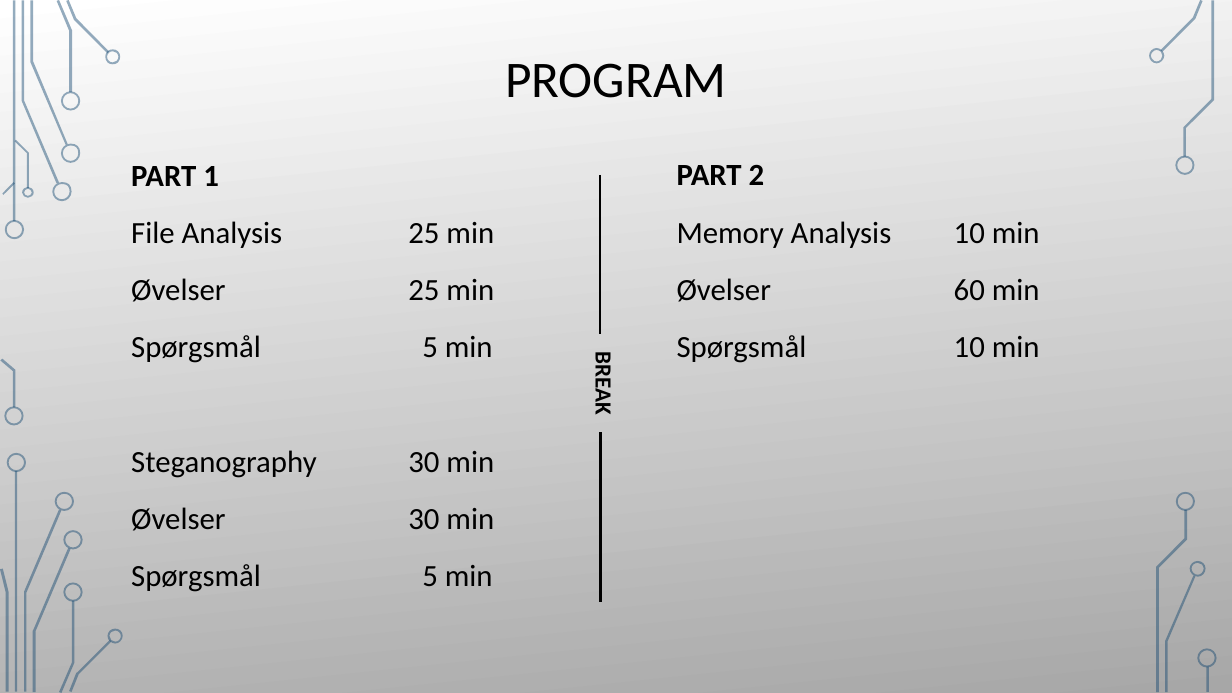
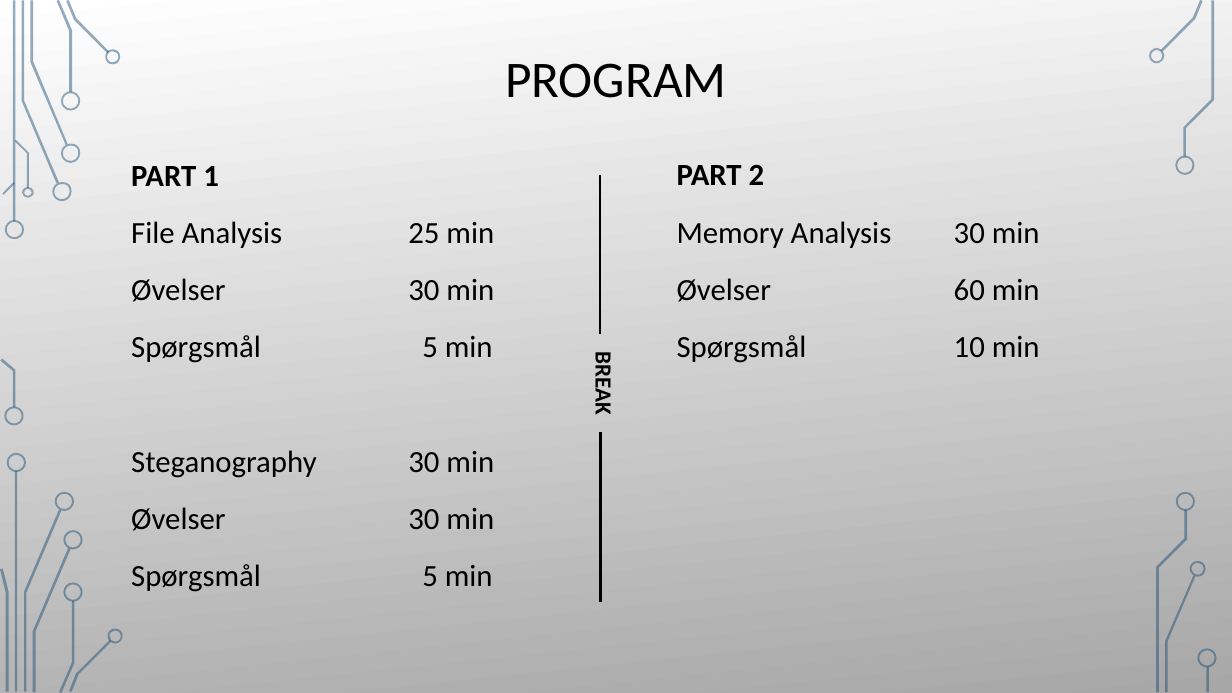
Before and after one commit to Nissen96/forensics-workshop, a slide deck: slide 6 of slides/forensics_slides.pptx. Drawn at 1232x693 pixels with LibreOffice and Linux fonts; fonts in the diff are those of the drawing; background and template pictures are left out. Boxes give left, top, right and bottom in pixels: in the first picture for what was removed or moved away, otherwise in the second. Text is boxed around its words. In the diff, an @@ line names an element or a change of style, - is before the commit and + after.

```diff
--- a/slides/forensics_slides.pptx
+++ b/slides/forensics_slides.pptx
@@ text at [677, 221, 1040, 248]: text changed @@
-Memory Analysis 10 min
+Memory Analysis 30 min
@@ text at [131, 278, 494, 302]: text changed @@
-Øvelser 25 min
+Øvelser 30 min
```
Also in this commit, not shown: 4 other slides changed, 3 slides added, 1 slide removed, 1 other file.
